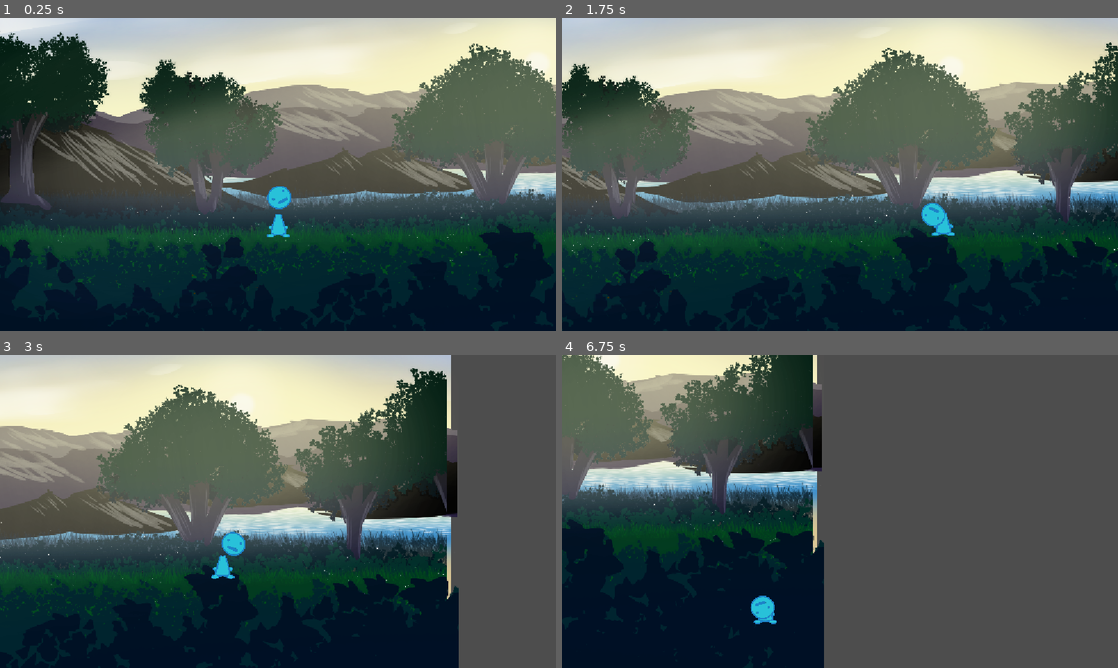
Above: before the commit, frames 1-4 (two rows, left to right).
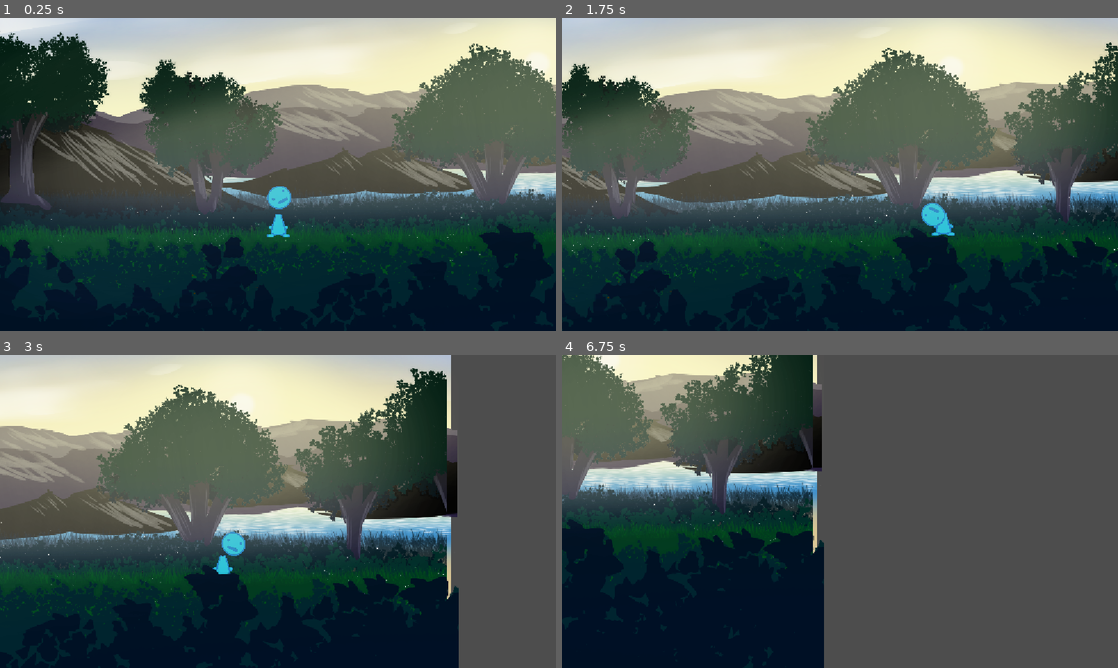
Above: after the commit, the same moments.

Repository: average4136/head-over-heels-game
Game: Godot game, scene res://Scenes/challenge_level.tscn
Same seed, same stepped clock (60 frames per second), same inputs: the game is played once before the commit and once after it. This scene is started directly instead of the project's main scene.
Inputs:
- Up to frame 1 (0.25 s): no input
- Up to frame 2 (1.75 s): tap Enter (ui_accept) at 0.5 s; hold D (move_right) from 0.53 s (still down); tap Space (jump) at 0.77, 1.52 s
- Up to frame 3 (3 s): release D (move_right) at 2.03 s; hold A (move_left) 2.03-2.78 s; hold D (move_right) from 2.78 s (still down)
- Up to frame 4 (6.75 s): tap Space (jump) at 3.02, 3.77, 4.52, 6.02 s; release D (move_right) at 4.28 s; hold A (move_left) 4.28-5.03 s; hold D (move_right) 5.03-5.78 s; hold A (move_left) from 5.78 s (still down)

The runs differ from the first frame. In frame 1, 0.3% of the frame differs, in the area x 48-53%, y 53-62%; in frame 2, less than 0.1%; in frame 3, 0.2%; in frame 4, 0.3%, in the area x 33-39%, y 76-86%.

Commit message:
Update challenge_level.tscn

Diff:
--- a/Scenes/challenge_level.tscn
+++ b/Scenes/challenge_level.tscn
@@ -26,11 +26,6 @@
 scale = Vector2(1.5472223, 1.5472223)
 texture = ExtResource("2_vu001")
 
-[node name="Sprite2D" type="Sprite2D" parent="Sprite2D" unique_id=1624569120]
-position = Vector2(17.456263, -5.6584415)
-scale = Vector2(1.0100944, 1.0100944)
-texture = ExtResource("3_8bkry")
-
 [node name="StaticBody2D" type="StaticBody2D" parent="." unique_id=1612453333]
 
 [node name="CollisionShape2D" type="CollisionShape2D" parent="StaticBody2D" unique_id=1991705216]
@@ -50,3 +45,8 @@
 [node name="StoneBlock" type="Sprite2D" parent="." unique_id=1306339180]
 position = Vector2(786.00006, 51)
 scale = Vector2(4.150244, 0.30522564)
+
+[node name="Sprite2D" type="Sprite2D" parent="StoneBlock" unique_id=1624569120]
+position = Vector2(-5.539749, -1522.66)
+scale = Vector2(0.37656593, 5.12028)
+texture = ExtResource("3_8bkry")
